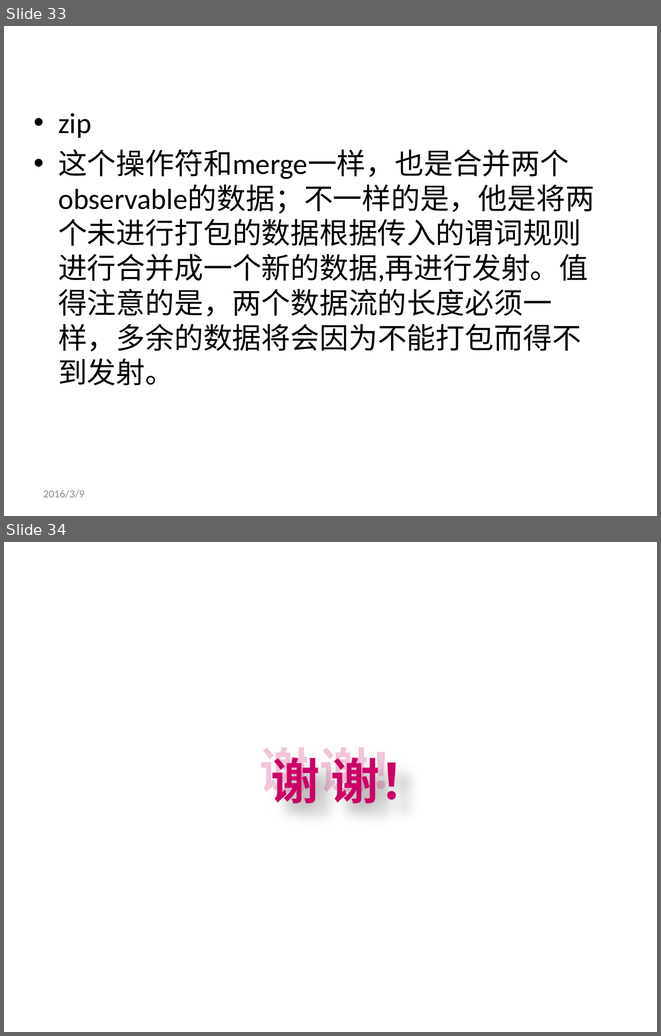
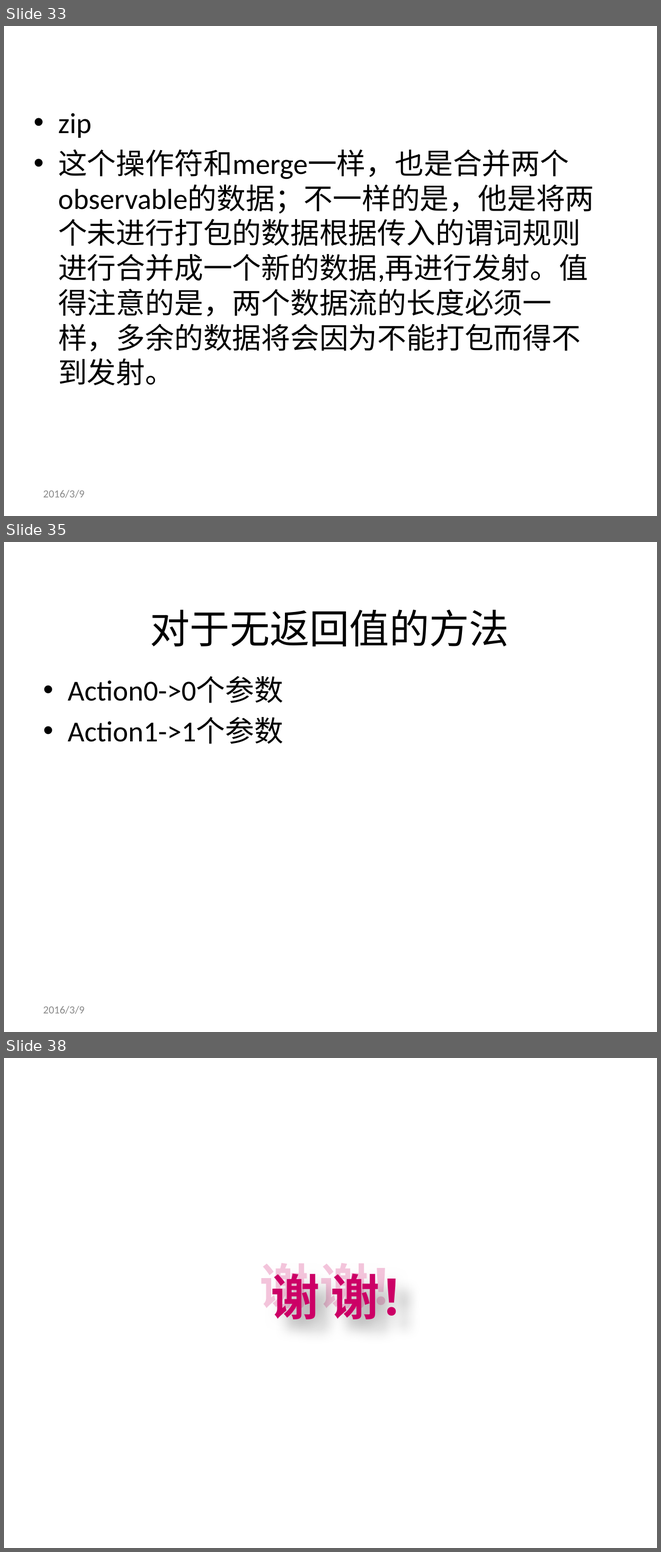
Before and after one commit to genglei-cuan/Study, a slide deck: notes/rxjava/RxJava简介.pptx. Shown one above the other, each under a label of ours: slides 33 and 34 before the commit, slides 33, 35 and 38 after it; the slides between them are not shown. The pictures are 661x1036 and 661x1552 pixels, drawn with LibreOffice and Linux fonts; fonts in the diff are those of the drawing; background and template pictures are left out. Boxes give left, top, right and bottom in pixels: in the first picture for what was removed or moved away, otherwise in the second. Text is boxed around its words. In the diff, an @@ line names an element or a change of style, - is before the commit and + after.

```diff
--- a/notes/rxjava/RxJava简介.pptx
+++ b/notes/rxjava/RxJava简介.pptx
@@ slide 35 added at bbox=[4, 542, 657, 1032], background picture (left out) @@
@@ title added at bbox=[150, 609, 509, 646], 44 pt, text #000000 @@
+对于无返回值的方法
@@ text added at bbox=[68, 677, 283, 744], 32 pt, text #000000 @@
+• Action0->0个参数
+• Action1->1个参数
@@ text added at bbox=[43, 1006, 85, 1014], 12 pt, text #898989 @@
+2016/3/9
@@ what was slide 34 is now slide 38 @@
```
Also in this commit, not shown: 3 slides changed, 3 other slides added, 1 other file.
